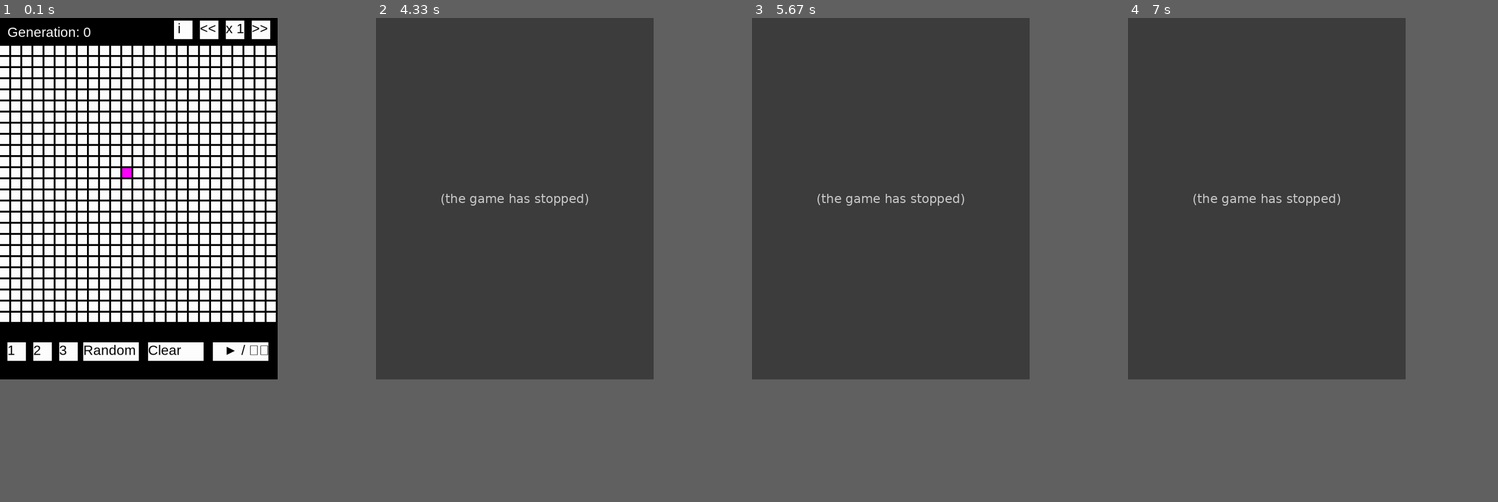
Above: before the commit, frames 1-4 (left to right).
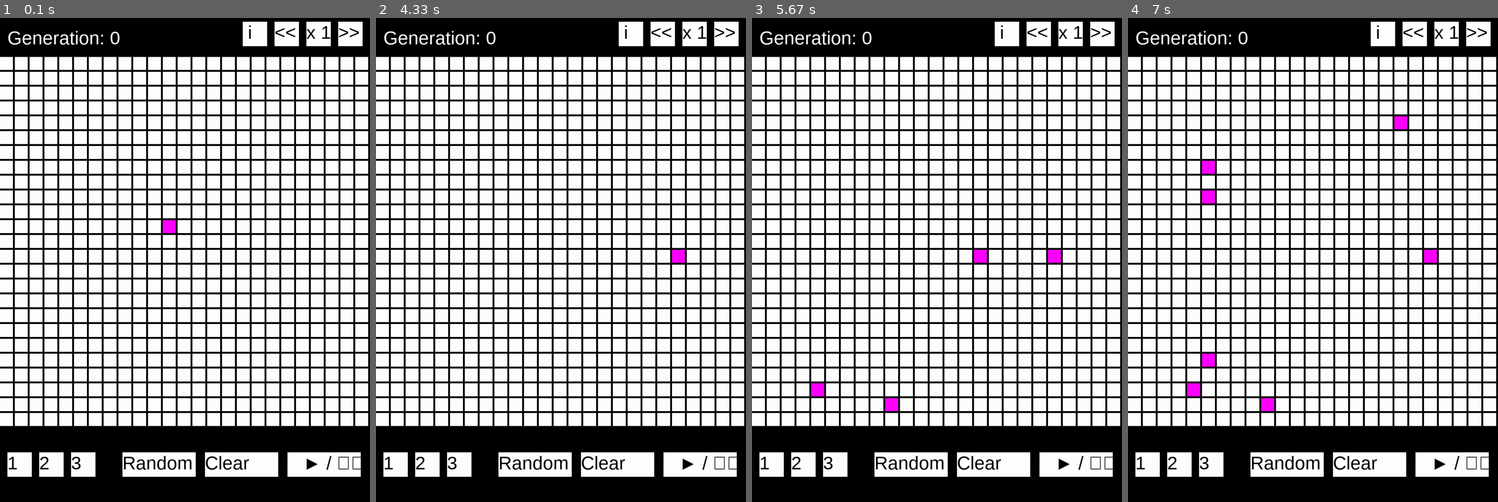
Above: after the commit, the same moments.

Repository: bloominstituteoftechnology/CS-Build-Week-1
Game: pygame game, started from draft.py
Same seed, same stepped clock (60 frames per second), same inputs: the game is played once before the commit and once after it.
Inputs (mouse positions are in pixels of both pictures, inside the frame that each line leads up to):
- Up to frame 1 (0.1 s): no input
- Up to frame 2 (4.33 s): press the mouse at (616, 463) at 0.37 s; move the mouse to (583, 293) at 0.47 s; release the mouse at (546, 129) at 0.6 s; click "► / ❚❚" at 0.72 s; click "i" at 1.05 s; click "► / ❚❚" at 3.88 s; click (675, 255) at 4.22 s
- Up to frame 3 (5.67 s): press the mouse at (992, 463) at 4.53 s; move the mouse to (944, 434) at 4.63 s; release the mouse at (896, 405) at 4.77 s; press the mouse at (1077, 463) at 4.87 s; move the mouse to (1025, 356) at 4.97 s; release the mouse at (974, 255) at 5.1 s; press the mouse at (992, 463) at 5.2 s; move the mouse to (907, 429) at 5.3 s; release the mouse at (818, 390) at 5.43 s; press the mouse at (1077, 463) at 5.53 s; move the mouse to (951, 318) at 5.63 s
- Up to frame 4 (7 s): release the mouse at (1205, 168) at 5.77 s; press the mouse at (1368, 463) at 5.87 s; move the mouse to (1287, 414) at 5.97 s; release the mouse at (1202, 361) at 6.1 s; click (1357, 255) at 6.22 s; press the mouse at (1368, 463) at 6.53 s; move the mouse to (1290, 332) at 6.63 s; release the mouse at (1209, 206) at 6.77 s; click (1401, 114) at 6.88 s
In our replay, the window is 517x672 before the commit and 689x900 after it. These sizes can differ from the game's own. Grey fills any space a smaller window leaves; there, only what the larger window draws over its background counts as a difference.

The runs differ from the first frame. In frame 1, 48% of the frame differs, in the area x 0-100%, y 0-100%; in frame 2, 76%; in frame 3, 76%; in frame 4, 76%.
Error before the commit: IndexError: list index out of range (draft.py line 191); the game stopped at 4.27 s (later frames are placeholders)

Commit message:
Add comments to some of the code

Diff:
--- a/draft.py
+++ b/draft.py
@@ -118,7 +118,8 @@
     gen = 0
     max = 25
     l = [ [0] * max for i in range(max) ]
-    WINDOW = 750
+    # Window Formulas
+    WINDOW = 1000
     CELL_SIZE = int(WINDOW / max) - 5
     BOTTOM_PADDING = int(WINDOW / 5)
     TOP_PADDING = CELL_SIZE * 3
@@ -127,6 +128,7 @@
     WHITE = (255, 255, 255)
     BLACK = (0, 0, 0)
 
+    # Buttons
     PLAYBACK_BUTTON = pygame.Rect(WINDOW - int(BUTTON_SIZE * 3) - 25, WINDOW + (BUTTON_SIZE) + TOP_PADDING, BUTTON_SIZE * 3, BUTTON_SIZE)
     CLEAR_BUTTON = pygame.Rect(WINDOW - int(BUTTON_SIZE * 3 + 25)*2, WINDOW + (BUTTON_SIZE) + TOP_PADDING, BUTTON_SIZE * 3, BUTTON_SIZE)
     RANDOM_BUTTON = pygame.Rect(WINDOW - int(BUTTON_SIZE * 3 + 25)*3, WINDOW + (BUTTON_SIZE) + TOP_PADDING, BUTTON_SIZE * 3, BUTTON_SIZE)
@@ -208,7 +210,7 @@
                 elif RULES_BUTTON.collidepoint(x, y):
                     os.startfile('rules.txt')
 
-
+        # Renders grid onto screen
         for i  in range(max):
             for j in range(max):
                 color = 'magenta' if l[i][j] == 1 else 'white'
